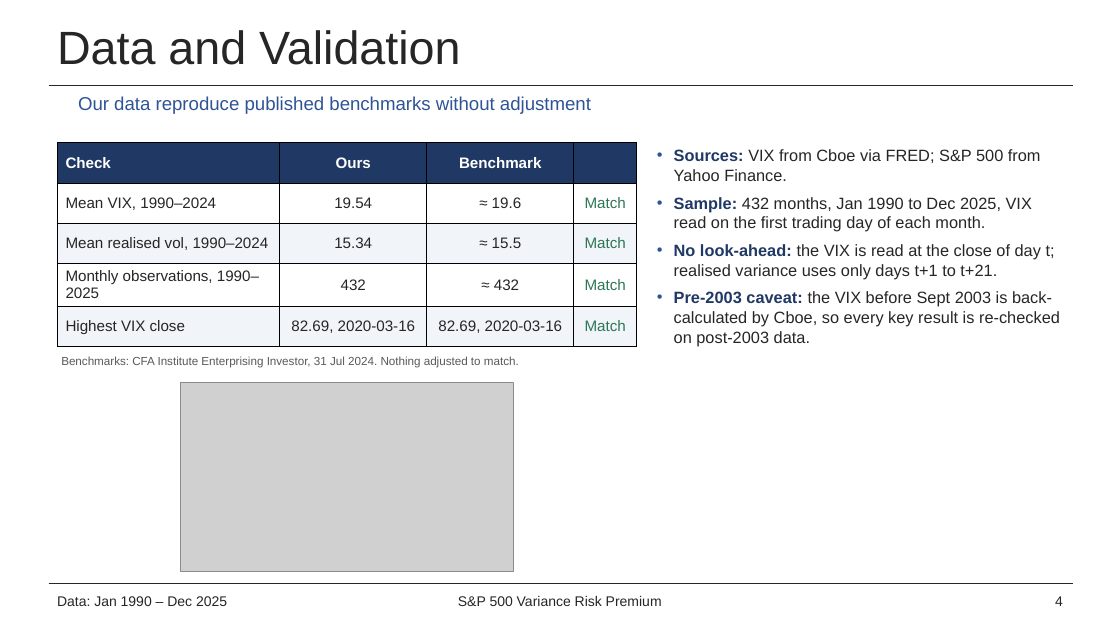
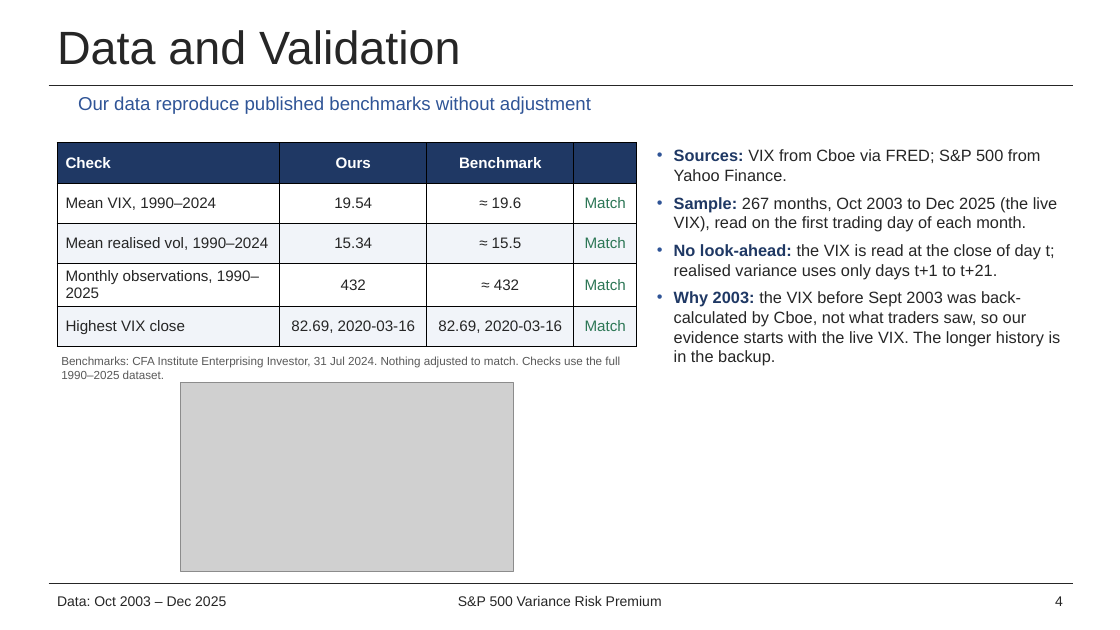
Before and after one commit to alston-yam/project_VIX, a slide deck: slide 4 of deck/VIX_pitch.pptx. Drawn at 1120x630 pixels with LibreOffice and Linux fonts; fonts in the diff are those of the drawing; grey boxes stand for pictures; background and template pictures are left out. Boxes give left, top, right and bottom in pixels: in the first picture for what was removed or moved away, otherwise in the second. Text is boxed around its words. In the diff, an @@ line names an element or a change of style, - is before the commit and + after.

```diff
--- a/deck/VIX_pitch.pptx
+++ b/deck/VIX_pitch.pptx
@@ text at (674, 197, 1058, 232): text changed @@
-• Sample: 432 months, Jan 1990 to Dec 2025, VIX read on the first trading day of each month.
+• Sample: 267 months, Oct 2003 to Dec 2025 (the live VIX), read on the first trading day of each month.
@@ text at (674, 291, 1061, 366): text changed @@
-• Pre-2003 caveat: the VIX before Sept 2003 is back-calculated by Cboe, so every key result is re-checked on post-2003 data.
+• Why 2003: the VIX before Sept 2003 was back-calculated by Cboe, not what traders saw, so our evidence starts with the live VIX. The longer history is in the backup.
@@ text at (61, 356, 620, 379): text changed @@
-Benchmarks: CFA Institute Enterprising Investor, 31 Jul 2024. Nothing adjusted to match.
+Benchmarks: CFA Institute Enterprising Investor, 31 Jul 2024. Nothing adjusted to match. Checks use the full 1990–2025 dataset.
@@ text at (57, 596, 226, 606): text changed @@
-Data: Jan 1990 – Dec 2025
+Data: Oct 2003 – Dec 2025
```
Also in this commit, not shown: 15 other slides changed, 1 slide added, 53 other files.
